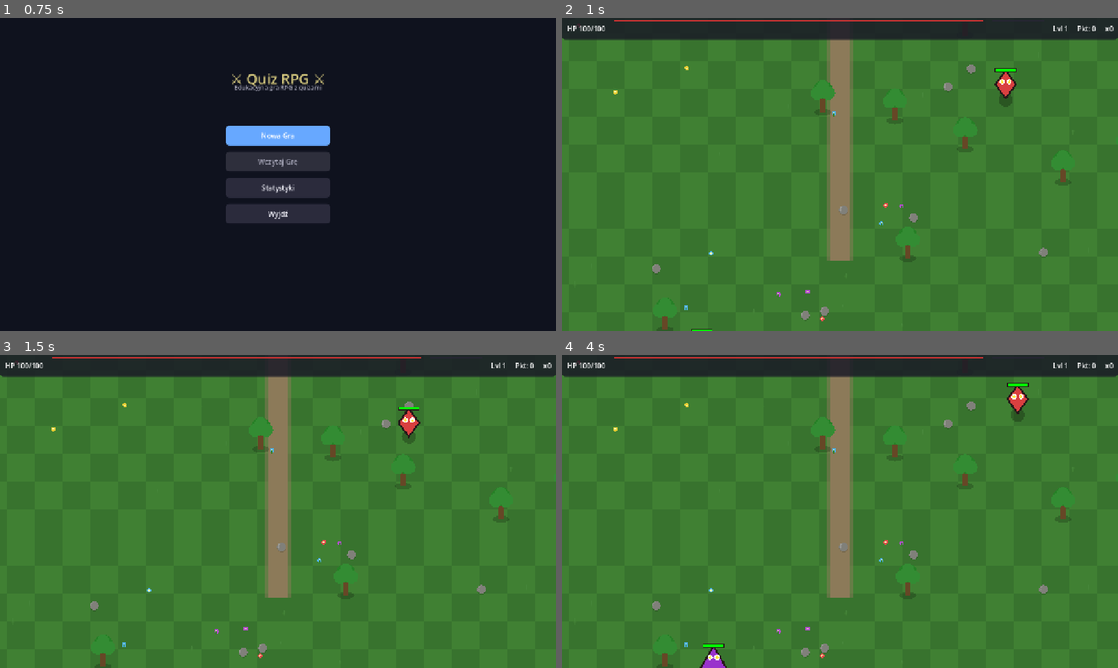
Above: before the commit, frames 1-4 (two rows, left to right).
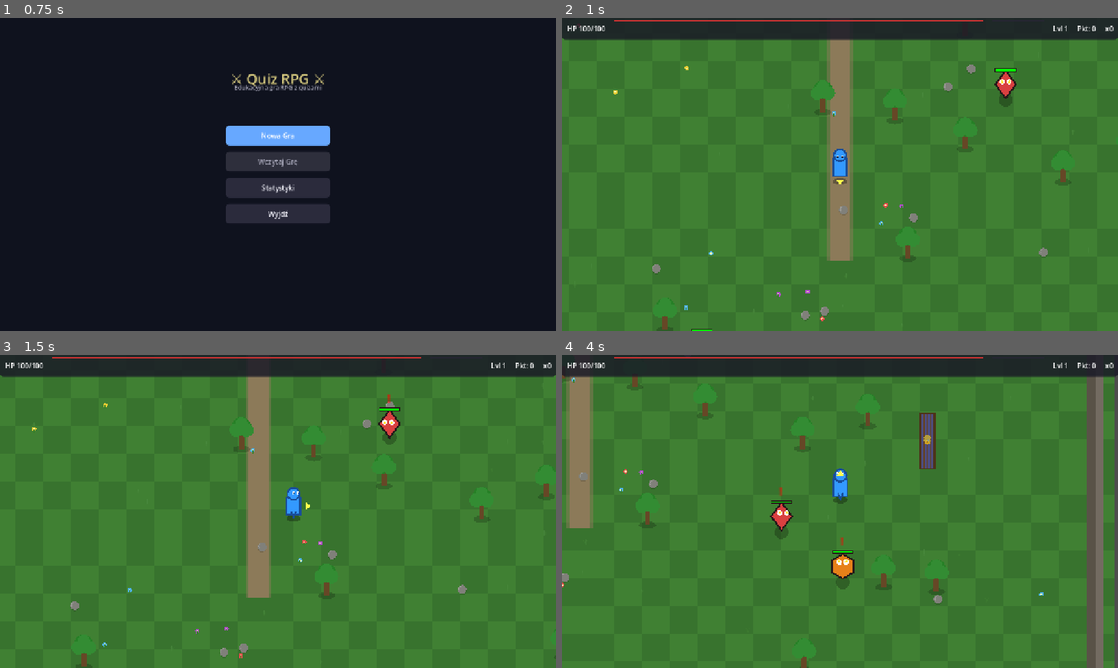
Above: after the commit, the same moments.

Repository: DaVideX12324/Artefakt-Wiedzy
Game: Godot game, scene res://scenes/maps/main_menu.tscn
Two runs of this game, one before a commit and one after it. Both use one fixed random seed, a clock stepped at 60 frames per second and the inputs below.
Inputs:
- Up to frame 1 (0.75 s): click "Nowa Gra" at 0.5 s
- Up to frame 2 (1 s): no input
- Up to frame 3 (1.5 s): hold D (move_right) from 1.28 s (still down); hold E (interact) from 1.28 s (still down)
- Up to frame 4 (4 s): release D (move_right) at 2.03 s; release E (interact) at 2.03 s; hold S (move_down) 2.03-2.78 s; tap E (interact) at 2.1, 3.6 s; hold D (move_right) 2.78-3.53 s; hold E (interact) 2.78-3.53 s; hold W (move_up) from 3.53 s (still down)

Frame 1 is identical in both runs. In frame 2, 0.3% of the frame differs, in the area x 48-52%, y 41-54%; in frame 3, 8.6%; in frame 4, 13%, in the area x 0-100%, y 6-100%.
Error before the commit: Parse Error: The function signature doesn't match the parent. Parent signature is "draw_ellipse(Vector2, float, float, Color, bool = <default>, float = <defaul…

Commit message:
fix player + guid
guid

Diff:
--- a/project.godot
+++ b/project.godot
@@ -1,15 +1,23 @@
 ; Engine configuration file.
 ; It's best edited using the editor UI and not directly,
-; but it can also be edited just fine manually.
+; since the parameters that go here are not all obvious.
+;
+; Format:
+;   [section] ; section goes between []
+;   param=value ; assign values to parameters
 
 config_version=5
+
+[animation]
+
+compatibility/default_parent_skeleton_in_mesh_instance_3d=true
 
 [application]
 
 config/name="Quiz RPG"
 config/description="Edukacyjna gra RPG z systemem quizów"
 run/main_scene="res://scenes/maps/main_menu.tscn"
-config/features=PackedStringArray("4.3", "GL Compatibility")
+config/features=PackedStringArray("4.6", "GL Compatibility")
 config/icon="res://icon.svg"
 
 [autoload]
@@ -65,8 +73,3 @@
 2d_physics/layer_3="Walls"
 2d_physics/layer_4="Interactables"
 2d_physics/layer_5="Triggers"
-
-[rendering]
-
-renderer/rendering_method="gl_compatibility"
-renderer/rendering_method.mobile="gl_compatibility"
--- a/scenes/maps/main_menu.tscn
+++ b/scenes/maps/main_menu.tscn
@@ -1,8 +1,8 @@
-[gd_scene load_steps=2 format=3 uid="uid://mainmenu001"]
+[gd_scene format=3 uid="uid://mainmenu001"]
 
-[ext_resource type="Script" path="res://scripts/ui/main_menu.gd" id="1_menu"]
+[ext_resource type="Script" uid="uid://srjisxxnddcr" path="res://scripts/ui/main_menu.gd" id="1_menu"]
 
-[node name="MainMenu" type="Control"]
+[node name="MainMenu" type="Control" unique_id=1113174107]
 layout_mode = 3
 anchors_preset = 15
 anchor_right = 1.0
@@ -11,14 +11,16 @@
 grow_vertical = 2
 script = ExtResource("1_menu")
 
-[node name="Background" type="ColorRect" parent="."]
+[node name="Background" type="ColorRect" parent="." unique_id=854728998]
 layout_mode = 1
 anchors_preset = 15
 anchor_right = 1.0
 anchor_bottom = 1.0
+grow_horizontal = 2
+grow_vertical = 2
 color = Color(0.1, 0.12, 0.18, 1)
 
-[node name="TitleLabel" type="Label" parent="."]
+[node name="TitleLabel" type="Label" parent="." unique_id=152071324]
 layout_mode = 1
 anchors_preset = 5
 anchor_left = 0.5
@@ -27,11 +29,12 @@
 offset_top = 100.0
 offset_right = 200.0
 offset_bottom = 180.0
+grow_horizontal = 2
 text = "⚔ Quiz RPG ⚔"
 horizontal_alignment = 1
 vertical_alignment = 1
 
-[node name="VBoxContainer" type="VBoxContainer" parent="."]
+[node name="VBoxContainer" type="VBoxContainer" parent="." unique_id=541720529]
 layout_mode = 1
 anchors_preset = 8
 anchor_left = 0.5
@@ -42,29 +45,31 @@
 offset_top = -80.0
 offset_right = 120.0
 offset_bottom = 80.0
+grow_horizontal = 2
+grow_vertical = 2
 theme_override_constants/separation = 15
 
-[node name="NewGameBtn" type="Button" parent="VBoxContainer"]
+[node name="NewGameBtn" type="Button" parent="VBoxContainer" unique_id=595368545]
+custom_minimum_size = Vector2(240, 45)
 layout_mode = 2
-custom_minimum_size = Vector2(240, 45)
 text = "Nowa Gra"
 
-[node name="LoadGameBtn" type="Button" parent="VBoxContainer"]
+[node name="LoadGameBtn" type="Button" parent="VBoxContainer" unique_id=2020686294]
+custom_minimum_size = Vector2(240, 45)
 layout_mode = 2
-custom_minimum_size = Vector2(240, 45)
 text = "Wczytaj Grę"
 
-[node name="StatsBtn" type="Button" parent="VBoxContainer"]
+[node name="StatsBtn" type="Button" parent="VBoxContainer" unique_id=583604401]
+custom_minimum_size = Vector2(240, 45)
 layout_mode = 2
-custom_minimum_size = Vector2(240, 45)
 text = "Statystyki"
 
-[node name="QuitBtn" type="Button" parent="VBoxContainer"]
+[node name="QuitBtn" type="Button" parent="VBoxContainer" unique_id=1728075064]
+custom_minimum_size = Vector2(240, 45)
 layout_mode = 2
-custom_minimum_size = Vector2(240, 45)
 text = "Wyjdź"
 
-[node name="StatsPanel" type="Panel" parent="."]
+[node name="StatsPanel" type="Panel" parent="." unique_id=1007670902]
 visible = false
 layout_mode = 1
 anchors_preset = 8
@@ -76,8 +81,10 @@
 offset_top = -150.0
 offset_right = 200.0
 offset_bottom = 150.0
+grow_horizontal = 2
+grow_vertical = 2
 
-[node name="StatsLabel" type="Label" parent="StatsPanel"]
+[node name="StatsLabel" type="Label" parent="StatsPanel" unique_id=1311247590]
 layout_mode = 1
 anchors_preset = 15
 anchor_right = 1.0
@@ -86,4 +93,6 @@
 offset_top = 15.0
 offset_right = -15.0
 offset_bottom = -15.0
+grow_horizontal = 2
+grow_vertical = 2
 text = "Brak statystyk"
--- a/scripts/player/player.gd
+++ b/scripts/player/player.gd
@@ -73,7 +73,7 @@
 	var bob_offset = sin(_bob_time) * 2.0 if _is_moving else 0.0
 
 	# Cień
-	draw_ellipse(Vector2(0, BODY_SIZE.y * 0.4), Vector2(BODY_SIZE.x * 0.5, 4), Color(0, 0, 0, 0.3))
+	_draw_ellipse(Vector2(0, BODY_SIZE.y * 0.4), Vector2(BODY_SIZE.x * 0.5, 4), Color(0, 0, 0, 0.3))
 
 	# Ciało — prostokąt z zaokrągleniami (symulowane)
 	var body_rect = Rect2(-BODY_SIZE / 2 + Vector2(0, bob_offset - 8), BODY_SIZE)
@@ -113,7 +113,7 @@
 
 
 ## Pomocnik do rysowania elipsy
-func draw_ellipse(center: Vector2, radii: Vector2, color: Color, segments: int = 16) -> void:
+func _draw_ellipse(center: Vector2, radii: Vector2, color: Color, segments: int = 16) -> void:
 	var points = PackedVector2Array()
 	for i in range(segments + 1):
 		var angle = (float(i) / segments) * TAU
Not shown, added: autoloads/difficulty_manager.gd.uid
Not shown, added: autoloads/game_manager.gd.uid
Not shown, added: autoloads/player_stats.gd.uid
Not shown, added: autoloads/quiz_manager.gd.uid
Not shown, added: icon.svg.import
Not shown, added: scripts/effects/floating_text.gd.uid
Not shown, added: scripts/effects/hit_particles.gd.uid
Not shown, added: scripts/enemies/enemy_base.gd.uid
Not shown, added: scripts/maps/world_map.gd.uid
Not shown, added: scripts/player/player.gd.uid
Not shown, added: scripts/quiz/quiz_combat_controller.gd.uid
Not shown, added: scripts/quiz/quiz_door.gd.uid
(and 7 more such lines)
